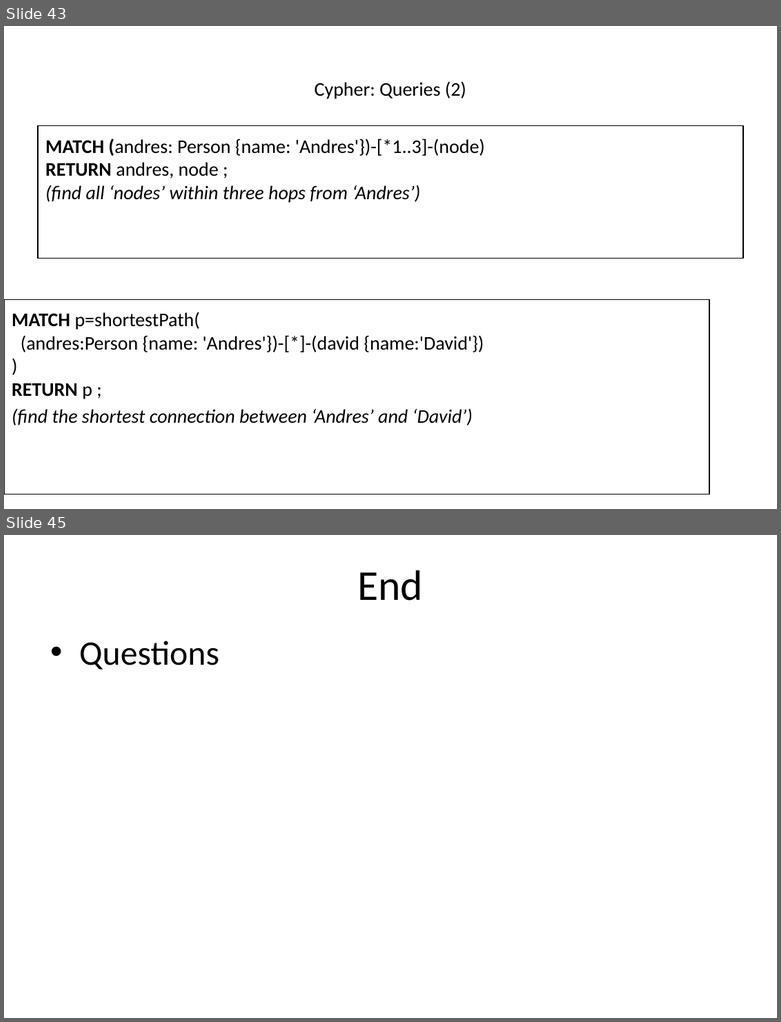
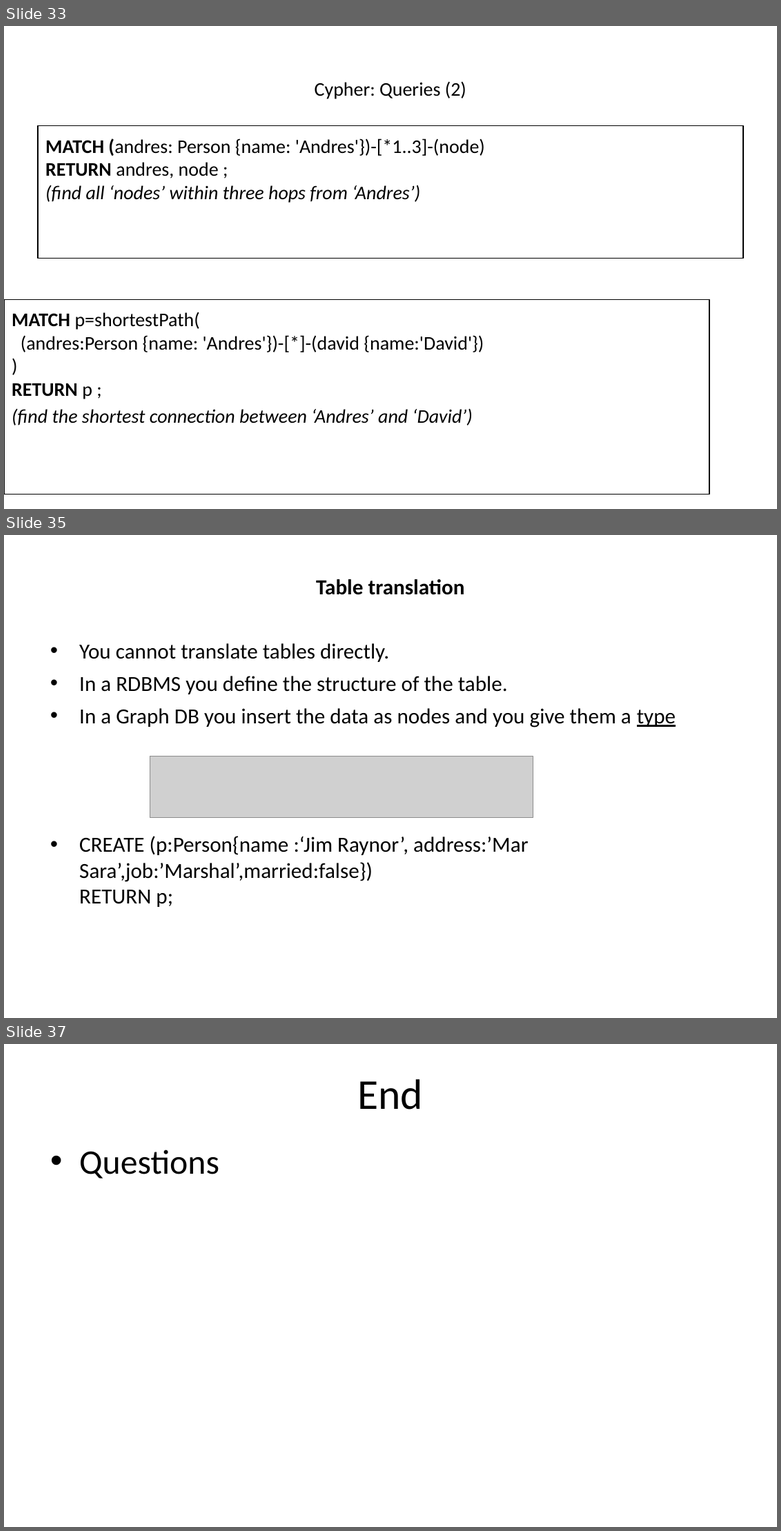
Before and after one commit to hogeschool/INFDEV026B, a slide deck: Lecture 5.pptx. Shown one above the other, each under a label of ours: slides 43 and 45 before the commit, slides 33, 35 and 37 after it; the slides between them are not shown. The pictures are 781x1022 and 781x1531 pixels, drawn with LibreOffice and Linux fonts; fonts in the diff are those of the drawing; grey boxes stand for pictures. Boxes give left, top, right and bottom in pixels: in the first picture for what was removed or moved away, otherwise in the second. Text is boxed around its words. In the diff, an @@ line names an element or a change of style, - is before the commit and + after.

```diff
--- a/Lecture 5.pptx
+++ b/Lecture 5.pptx
@@ slide 35 added at <box>4,535,777,1018</box>, background #FFFFFF @@
@@ text added at <box>79,579,675,907</box>, 20 pt, text #000000 @@
+Table translation
+• You cannot translate tables directly.
+• In a RDBMS you define the structure of the table.
+• In a Graph DB you insert the data as nodes and you give them a type
+• CREATE (p:Person{name :‘Jim Raynor’, address:’Mar Sara’,job:’Marshal’,married:false})
+  RETURN p;
@@ picture added at <box>150,756,533,818</box> @@
@@ what was slide 43 is now slide 33 @@
@@ what was slide 45 is now slide 37 @@
```
Also in this commit, not shown: 2 slides changed, 1 other slide added, 12 slides removed.
